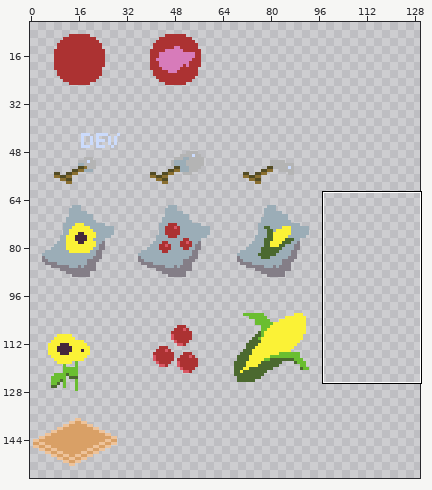
Edited in one commit: sprite sheet (data/sprites/objects.png). Above: a wide view before the commit, with the close-up outlined.
Close-up. As it was:
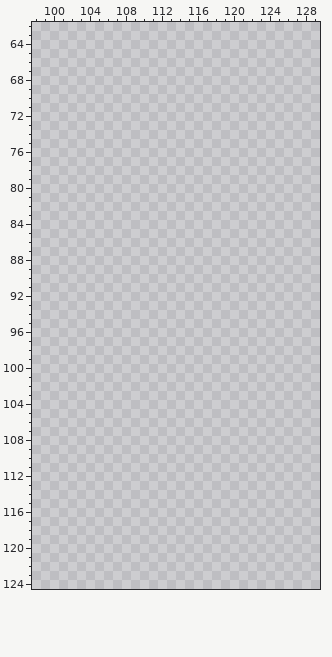
The file is 160x203 pixels. Shown: x 98..129, y 62..124. The wide view leaves out empty margins.
Now the later version:
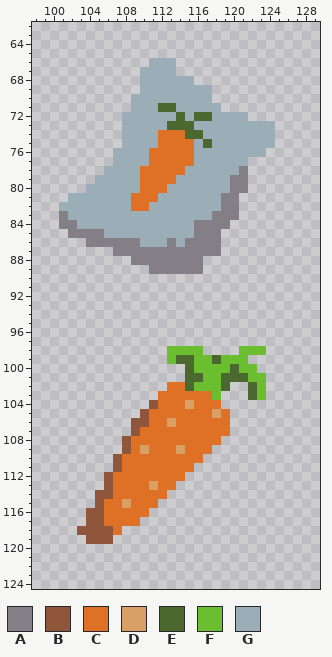
Palette (. is transparent): A #847e87  B #8f563b  C #df7126  D #d9a066  E #4b692f  F #6abe30  G #9badb7
What changed:
The edit adds colour A in row 78 at x 121; in rows 79 to 80 at x 120 to 121; in rows 81 to 82 at x 119 to 120; in row 83 at x 101 and 118 to 120; in row 84 at x 101 to 102 and 116 to 119; in row 85 at x 102 to 105 and 116 to 118.
The edit adds colour A in row 86 at x 104 to 109, 113 and 115 to 118; in row 87 at x 107 to 118; in row 88 at x 109 to 116; in row 89 at x 111 to 116.
The edit adds colour B in row 104 at x 111; in row 105 at x 110; in row 106 at x 109 to 110; in row 107 at x 109; in rows 108 to 109 at x 108; in rows 110 to 111 at x 107.
The edit adds colour B in rows 112 to 113 at x 106; in row 114 at x 105 to 106; in row 115 at x 105; in rows 116 to 117 at x 104 to 105; in row 118 at x 103 to 106; in row 119 at x 104 to 106.
The edit adds colour C in row 74 at x 112 to 114; in row 75 at x 112 to 115; in rows 76 to 77 at x 111 to 115; in row 78 at x 110 to 114; in row 79 at x 110 to 113; in row 80 at x 110 to 112.
The edit adds colour C in row 81 at x 109 to 111; in row 82 at x 109 to 110; in row 102 at x 113 to 114; in row 103 at x 112 to 117; in row 104 at x 112 to 114 and 116 to 118; in row 105 at x 111 to 117 and 119.
The edit adds colour C in row 106 at x 111 to 112 and 114 to 119; in row 107 at x 110 to 119; in row 108 at x 109 to 118; in row 109 at x 109, 111 to 113 and 115 to 117; in row 110 at x 108 to 116; in row 111 at x 108 to 115.
The edit adds colour C in row 112 at x 107 to 114; in row 113 at x 107 to 110 and 112 to 113; in row 114 at x 107 to 112; in row 115 at x 106 to 107 and 109 to 111; in row 116 at x 106 to 110; in row 117 at x 106 to 109.
The edit adds colour C in row 118 at x 107.
The edit adds colour D in row 104 at x 115; in row 105 at x 118; in row 106 at x 113; in row 109 at x 110 and 114; in row 113 at x 111; in row 115 at x 108.
The edit adds colour E in row 71 at x 112 to 113; in row 72 at x 114 and 116 to 117; in row 73 at x 113 to 115; in row 74 at x 115 to 116; in row 75 at x 117; in row 99 at x 114 to 115 and 118.
The edit adds colour E in row 100 at x 115 and 120; in row 101 at x 115 to 116 and 119 to 121; in row 102 at x 115, 119 and 122; in row 103 at x 122.
The edit adds colour F in row 98 at x 113 to 116 and 121 to 123; in row 99 at x 113, 116 to 117 and 119 to 121; in row 100 at x 116 to 119 and 121 to 122; in row 101 at x 117 to 118 and 122 to 123; in row 102 at x 116 to 118 and 123; in row 103 at x 118 and 123.
The edit adds colour G in row 66 at x 111 to 113; in row 67 at x 110 to 113; in row 68 at x 110 to 115; in row 69 at x 110 to 117; in row 70 at x 109 to 117; in row 71 at x 109 to 111 and 114 to 118.
The edit adds colour G in row 72 at x 108 to 113, 115 and 118 to 121; in row 73 at x 108 to 112 and 116 to 124; in row 74 at x 108 to 111 and 117 to 124; in row 75 at x 108 to 111, 116 and 118 to 124; in row 76 at x 107 to 110 and 116 to 123; in row 77 at x 107 to 110 and 116 to 121.
The edit adds colour G in row 78 at x 106 to 109 and 115 to 120; in row 79 at x 105 to 109 and 114 to 119; in row 80 at x 104 to 109 and 113 to 119; in row 81 at x 102 to 108 and 112 to 118; in row 82 at x 101 to 108 and 111 to 118; in row 83 at x 102 to 117.
The edit adds colour G in row 84 at x 103 to 115; in row 85 at x 106 to 115; in row 86 at x 110 to 112 and 114.
